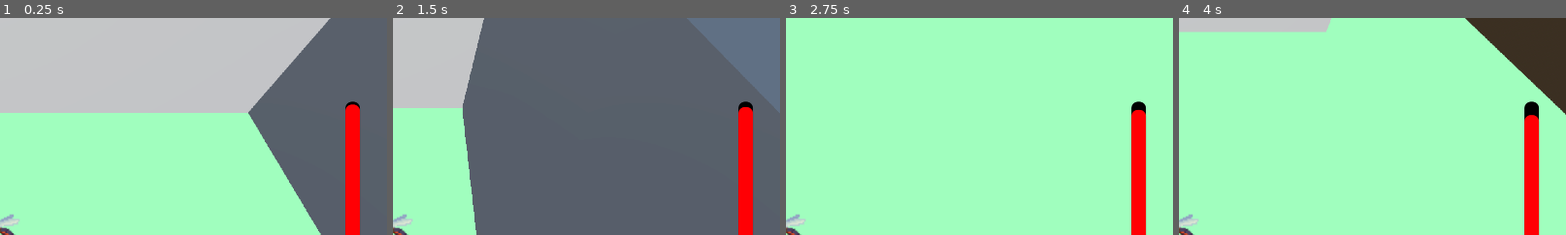
Above: before the commit, frames 1-4 (left to right).
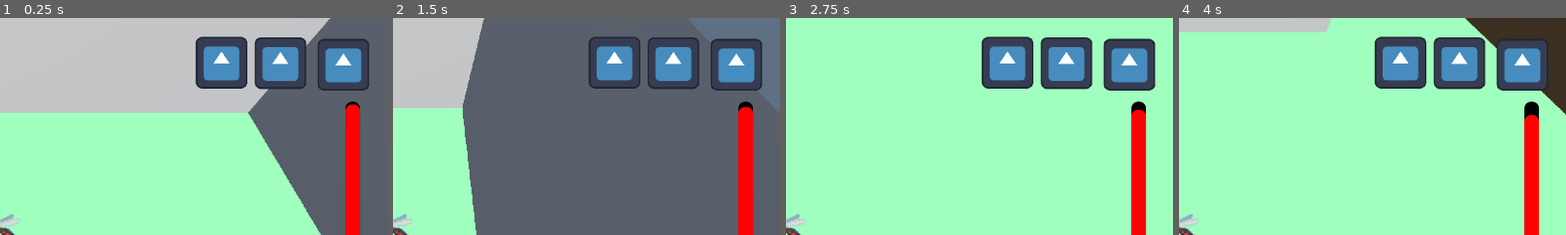
Above: after the commit, the same moments.

Repository: BrownRISDGameDevelopers/mosquito-simulator
Game: Godot game, scene res://scenes/LevelContainer.tscn
The game is run twice, just before and just after one commit, with the same random seed, the same clock (stepped at 60 frames per second) and the same inputs. This scene is started directly instead of the project's main scene. The engine's default icon, where the game draws it, is replaced by a stand-in: a white triangle on a blue panel in a dark square.
Inputs:
- Up to frame 1 (0.25 s): no input
- Up to frame 2 (1.5 s): tap Enter at 0.5 s; hold D (right) 0.53-1.28 s; hold Shift (sprint) 0.53-1.28 s; hold S (down) from 1.28 s (still down); tap Shift (sprint) at 1.35 s
- Up to frame 3 (2.75 s): release S (down) at 2.03 s; hold D (right) from 2.03 s (still down); hold Shift (sprint) from 2.03 s (still down); tap Space (suck) at 2.1 s
- Up to frame 4 (4 s): release D (right) at 2.78 s; release Shift (sprint) at 2.78 s; hold W (up) 2.78-3.53 s; tap Shift (sprint) at 2.85 s; hold A (left) from 3.53 s (still down); hold Shift (sprint) from 3.53 s (still down)
The pictures show only the part of the screen within x 50-100%, y 0-50%; the shares and areas given below are measured in that part.

The runs differ from the first frame. In frame 1, 9.6% of the frame differs, in the area x 50-96%, y 8-34%; in frame 2, 9.5%; in frame 3, 9.6%; in frame 4, 9.5%.

Commit message:
added lives counter and hearts (#39)
* npc abstraction and animation

* added lives left and hearts to minigame

---------

Co-authored-by: Brian Xu <xu.brian.s@gmail.com>

Diff:
--- a/project.godot
+++ b/project.godot
@@ -50,14 +50,19 @@
 "events": [Object(InputEventKey,"resource_local_to_scene":false,"resource_name":"","device":-1,"window_id":0,"alt_press …(192 unchanged characters)…
 ]
 }
-sprint={
+bite={
 "deadzone": 0.2,
-"events": [Object(InputEventKey,"resource_local_to_scene":fa …(140 unchanged characters)… d":false,"keycode":0,"physical_keycode":4194325,"key_label":0,"unicode":0,"location":0,"echo":false,"script":null)
+"events": [Object(InputEventKey,"resource_local_to_scene":fa …(140 unchanged characters)… d":false,"keycode":0,"physical_keycode":32,"key_label":0,"unicode":32,"location":0,"echo":false,"script":null)
 ]
 }
 suck={
 "deadzone": 0.2,
 "events": [Object(InputEventKey,"resource_local_to_scene":false,"resource_name":"","device":-1,"window_id":0,"alt_press …(191 unchanged characters)…
+]
+}
+sprint={
+"deadzone": 0.2,
+"events": [Object(InputEventKey,"resource_local_to_scene":false,"resource_name":"","device":-1,"window_id":0,"alt_pressed":false,"shift_pressed":false,"ctrl_pressed":false,"meta_pressed":false,"pressed":false,"keycode":0,"physical_keycode":4194325,"key_label":0,"unicode":0,"location":0,"echo":false,"script":null)
 ]
 }
 
--- a/scenes/LevelContainer.tscn
+++ b/scenes/LevelContainer.tscn
@@ -1,8 +1,9 @@
-[gd_scene load_steps=4 format=3 uid="uid://dkd675tlyb8ra"]
+[gd_scene load_steps=5 format=3 uid="uid://dkd675tlyb8ra"]
 
 [ext_resource type="Script" uid="uid://cea4mxa35k4wb" path="res://scripts/level_container.gd" id="1_etwxj"]
 [ext_resource type="PackedScene" uid="uid://21duxb65jl10" path="res://scenes/SwatMinigame.tscn" id="3_tsmwp"]
-[ext_resource type="PackedScene" uid="uid://cuudj6gmqmnno" path="res://scenes/BloodBar.tscn" id="4_x305a"]
+[ext_resource type="Texture2D" uid="uid://cads8sa417atu" path="res://icon.svg" id="4_wm43x"]
+[ext_resource type="PackedScene" uid="uid://byt7b6d8mkcsh" path="res://scenes/BloodBar.tscn" id="4_x305a"]
 
 [node name="LevelContainer" type="Control"]
 layout_mode = 3
@@ -44,4 +45,31 @@
 [node name="BloodBar" parent="." instance=ExtResource("4_x305a")]
 layout_mode = 1
 
+[node name="Heart1" type="Control" parent="."]
+anchors_preset = 0
+offset_right = 50.0
+offset_bottom = 50.0
+
+[node name="Sprite2D" type="Sprite2D" parent="Heart1"]
+position = Vector2(1510, 111)
+texture = ExtResource("4_wm43x")
+
+[node name="Heart2" type="Control" parent="."]
+anchors_preset = 0
+offset_right = 40.0
+offset_bottom = 40.0
+
+[node name="Sprite2D" type="Sprite2D" parent="Heart2"]
+position = Vector2(1656, 112)
+texture = ExtResource("4_wm43x")
+
+[node name="Heart3" type="Control" parent="."]
+anchors_preset = 0
+offset_right = 40.0
+offset_bottom = 40.0
+
+[node name="Sprite2D" type="Sprite2D" parent="Heart3"]
+position = Vector2(1812, 116)
+texture = ExtResource("4_wm43x")
+
 [connection signal="exited_bounds" from="MinigameViewport/SubViewport/SwatMinigame" to="." method="_on_swat_minigame_exited_bounds"]
--- a/scenes/NPC.tscn
+++ b/scenes/NPC.tscn
@@ -30,6 +30,7 @@
 [node name="NPCSprite" type="AnimatedSprite3D" parent="."]
 transform = Transform3D(1, 0, 0, 0, 0.8660254, 0.5, 0, -0.5, 0.8660254, 0, 0, 0)
 billboard = 1
+autoplay = "default"
 sprite_frames = ExtResource("2_6xvi5")
 animation = &"walk_backward"
 
--- a/scripts/global.gd
+++ b/scripts/global.gd
@@ -3,5 +3,6 @@
 const LEVEL_CONTAINER = preload("res://scenes/LevelContainer.tscn")
 
 var starting_level
+var lives_left = 3
 
 var current_level = null
--- a/scripts/level_container.gd
+++ b/scripts/level_container.gd
@@ -6,6 +6,7 @@
 @onready var map_3d = $MapViewport/SubViewport/Map
 @onready var minigame_viewport = $MinigameViewport
 @onready var minigame = $MinigameViewport/SubViewport/SwatMinigame
+@onready var hearts = [$Heart3, $Heart2, $Heart1]
 # @onready var infinite_mode: bool = false
 @onready var blood_bar: Control = $BloodBar
 
@@ -59,11 +60,16 @@
 			emit_signal("player_win")
 			get_tree().change_scene_to_packed(WIN_SCREEN) # display win screen
 
+	#heart removal
+	if Global.lives_left != hearts.size():
+		var heart_to_remove = hearts.get(0)
+		heart_to_remove.visible = false
+		hearts.remove_at(0)
+
 
 func on_map_3d_minigame_toggle():
 	toggle_minigame(true)
 	minigame.reset()
-
 
 func _on_swat_minigame_exited_bounds():
 	toggle_minigame(false)
--- a/scripts/player_2d.gd
+++ b/scripts/player_2d.gd
@@ -1,6 +1,11 @@
 extends CharacterBody2D
 
 const SPEED = 500
+const LOSE_SCREEN = preload("res://scenes/LoseScreen.tscn")
+
+@onready var minigame = get_parent()
+@onready var level_container = get_node(".")
+
 
 func _physics_process(delta):
 	var input_dir := Input.get_vector("left", "right", "up", "down")
@@ -15,3 +20,8 @@
 
 func get_swatted():
 	$Label.text = $Label.text + "ouch"
+	if Global.lives_left > 1:
+		Global.lives_left -= 1
+	else:
+		print("lost")
+		get_tree().change_scene_to_packed(LOSE_SCREEN)
--- a/scripts/swatter.gd
+++ b/scripts/swatter.gd
@@ -11,6 +11,7 @@
 @export var swatting = false
 @onready var swat_timer = $SwatTimer
 @onready var anim_player = $AnimationPlayer
+
 
 func _ready():
 	swat_timer.wait_time = swat_interval
